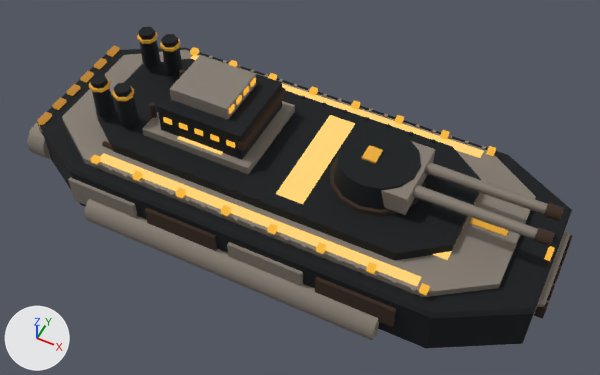
Before and after pictures for a commit that changed the glTF model docs/concept-art/models/bulwark-bathyarch.glb.
Both versions are drawn from a 50 mm lens placed at (70.4, -135.8, 167.0), pointed at (4.1, -3.1, 1.1). Lighting does not change. The marker at lower left points along +X, +Y and +Z. The first picture is the older version. Where no turn or scale is listed for an object, it has been applied to the vertices. Vertices at exactly the same position are counted once.

The older version as bpy lines, for what is in view:
```python
me_mesh_160 = bpy.data.meshes.new('Mesh_160')
me_mesh_160.from_pydata(...)  # a box spanning x -4.67..4.67, y -0.93..0.93, z -0.14..0.14
me_mesh_160.materials.append(mat_hazard_amber)  # orange #f2b233
me_mesh_22 = bpy.data.meshes.new('Mesh_22')
me_mesh_22.from_pydata(...)  # 32 vertices, 56 faces; spans x -10.9..10.9, y -11.2..11.2, z -3.3..3.3
me_mesh_22.materials.append(mat_hull_black)  # black #0e1418
me_mesh_60 = bpy.data.meshes.new('Mesh_60')
me_mesh_60.from_pydata(...)  # a box spanning x -5.6..5.6, y -14.0..14.0, z -0.1..0.1
me_mesh_60.materials.append(mat_amber_flood)  # black #2a2210, glowing orange #ffd070
me_mesh_62 = bpy.data.meshes.new('Mesh_62')
me_mesh_62.from_pydata(...)  # a box spanning x -6.5..6.5, y -12.1..12.1, z -0.1..0.1
me_mesh_62.materials.append(mat_amber_flood)  # black #2a2210, glowing orange #ffd070
ob_flood_deck_aft = bpy.data.objects.new('flood_deck_aft', me_mesh_62)
ob_flood_deck_aft.location = (-20.6, 0.0, 13.7)
ob_flood_deck_fwd = bpy.data.objects.new('flood_deck_fwd', me_mesh_60)
ob_flood_deck_fwd.location = (43.0, 0.0, 8.6)
ob_stencil_bow = bpy.data.objects.new('stencil_bow', me_mesh_160)
ob_stencil_bow.location = (54.2, 0.0, 8.6)
ob_turret = bpy.data.objects.new('turret', me_mesh_22)
ob_turret.location = (24.3, 0.0, 15.9)
# also in view: 'prop_shroud_2' at (-71.0, -15.9, -2.8); 'stack_1' at (-50.5, 11.2, 18.7); 'turret_ring' at (24.3, 0.0, 11.7); 'barrel_s' at (50.5, -4.2, 16.8); 'turret_face' at (31.8, 0.0, 15.9)
```
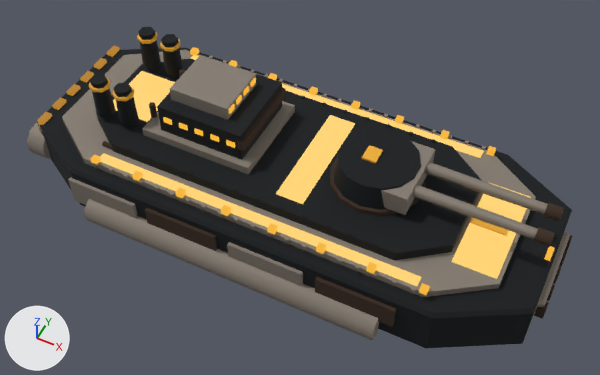
Where the change shows, as pixel boxes [x1, y1, x2, y2] in the pictures (600 x 375 px):
'flood_deck_fwd', moved
    before: [433, 180, 483, 260]
    after: [451, 183, 531, 279]
'flood_deck_aft', moved, rescaled
    before: [177, 136, 223, 155]
    after: [113, 71, 175, 122]
'stencil_bow', moved
    before: [470, 218, 508, 236]
    after: [470, 218, 509, 236]

Patch to the scene script:
```diff
--- a/docs/concept-art/models/bulwark-bathyarch.glb.py
+++ b/docs/concept-art/models/bulwark-bathyarch.glb.py
@@ me_mesh_62 @@
 # used by ob_flood_deck_aft; location = (-20.6, 0.0, 13.7)
-me_mesh_62.from_pydata(...)  # 8 vertices, 12 faces; spans x -6.5..6.5, y -12.1..12.1, z -0.1..0.1
+me_mesh_62.from_pydata(...)  # 8 vertices, 12 faces; spans x -6.5..6.5, y -8.4..8.4, z -0.1..0.1
+# me_mesh_62 part 1: the whole mesh is scaled about its middle by (1, 0.692, 1)
 me_mesh_62.materials.append(mat_amber_flood)
@@ ob_flood_deck_fwd @@
 ob_flood_deck_fwd = bpy.data.objects.new('flood_deck_fwd', me_mesh_60)
-ob_flood_deck_fwd.location = (43.0, 0.0, 8.6)
+ob_flood_deck_fwd.location = (55.1, 0.0, 8.6)
@@ ob_flood_deck_aft @@
 ob_flood_deck_aft = bpy.data.objects.new('flood_deck_aft', me_mesh_62)
-ob_flood_deck_aft.location = (-20.6, 0.0, 13.7)
+ob_flood_deck_aft.location = (-45.8, 0.0, 11.4)
@@ ob_stencil_bow @@
 ob_stencil_bow = bpy.data.objects.new('stencil_bow', me_mesh_160)
-ob_stencil_bow.location = (54.2, 0.0, 8.6)
+ob_stencil_bow.location = (54.2, 0.0, 8.9)
```
